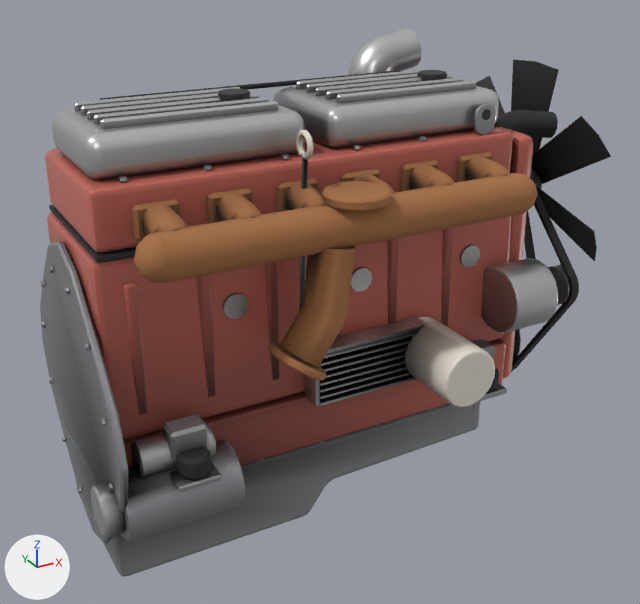
Two versions of the glTF model public/models/modcar/parts/eng_d6.glb, one commit apart.
Before and after are seen from a 50 mm lens placed at (-0.78, -1.507, 1.161), pointed at (0.03, -0.035, 0.425). The axes (+X, +Y, +Z) are drawn at lower left. The lights are the same throughout. The older version comes first. Vertices at exactly the same position are counted once.

Names of what the first picture shows: 'PART'.
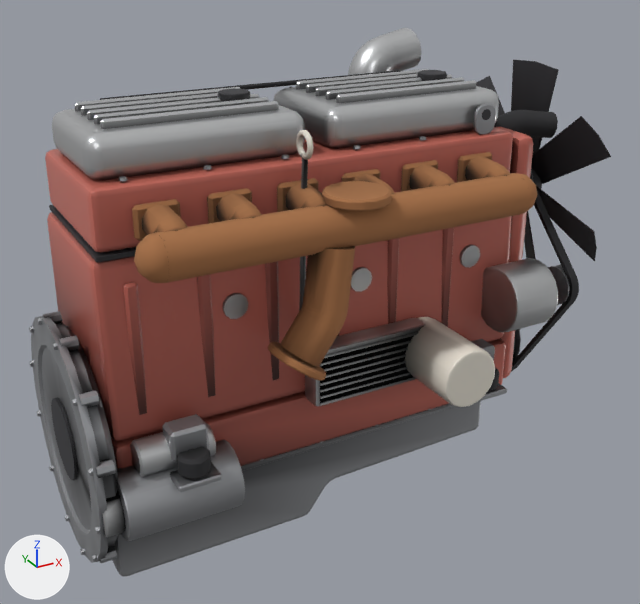
Commit message: ModCar parts: cast flywheel housings on the car engines

Boxes (x1, y1, x2, y2) around the edits, measured in the pictures (640 x 604 px; the box of a moved part takes in the faces that stretch with it):
'PART', reshaped: before (40, 28, 611, 576); after (29, 28, 611, 576)
part 1 of me_part, moved or reshaped: before (41, 322, 45, 328); after (29, 360, 34, 367)
part 2 of me_part, moved or reshaped: before (49, 266, 53, 273); after (29, 326, 34, 333)
part 3 of me_part, added: after (43, 311, 62, 324)
part 4 of me_part, moved or reshaped: before (84, 343, 89, 351); after (37, 318, 42, 325)
part 5 of me_part, added: after (59, 335, 79, 351)
part 6 of me_part, added: after (79, 390, 99, 407)
part 7 of me_part, added: after (96, 459, 115, 478)
part 8 of me_part, added: after (99, 546, 117, 563)
part 9 of me_part, added: after (51, 398, 78, 480)
part 10 of me_part, rebuilt (18% shorter): before (40, 241, 128, 543); after (31, 316, 119, 563)
part 11 of me_part, deleted: before (41, 280, 113, 524)
part 12 of me_part, recoloured: (50, 238, 310, 575) in both

What changed in the scene script:
```text
Change me_part:
    used by ob_part; location = (0.0, 0.0, 0.0)
    remove me_part.from_pydata(...)  # 7245 vertices, 13658 faces; spans x -0.505..0.59, y -0.36..0.32, z 0.0..0.924
    add me_part.from_pydata(...)  # 7630 vertices, 14340 faces; spans x -0.517..0.59, y -0.36..0.32, z 0.0..0.924
    me_part part 1: the loose piece of 12 vertices spanning x -0.484..-0.479, y 0.21..0.222, z 0.378..0.392 is moved by (-0.032, 0.008, -0.085)
    me_part part 2: the loose piece of 12 vertices spanning x -0.484..-0.479, y 0.051..0.065, z 0.556..0.569 is turned 34 degrees about the x axis through its middle and scaled by 1.09, then moved by (-0.032, 0.106, -0.159)
    me_part part 3: a new loose piece, an 8-sided cylinder along x spanning x -0.505..-0.475, y 0.047..0.073, z 0.451..0.477, in mat_steel
    me_part part 4: the loose piece of 12 vertices spanning x -0.484..-0.479, y -0.164..-0.151, z 0.491..0.504 is turned 68 degrees about the x axis through its middle and scaled by 1.09, then moved by (-0.032, 0.218, -0.034)
    me_part part 5: a new loose piece, an 8-sided cylinder along x spanning x -0.505..-0.475, y -0.073..-0.047, z 0.451..0.477, in mat_steel
    me_part part 6: a new loose piece, an 8-sided cylinder along x spanning x -0.505..-0.475, y -0.177..-0.151, z 0.391..0.417, in mat_steel
    me_part part 7: a new loose piece, an 8-sided cylinder along x spanning x -0.505..-0.475, y -0.237..-0.211, z 0.287..0.313, in mat_steel
    me_part part 8: a new loose piece, an 8-sided cylinder along x spanning x -0.505..-0.475, y -0.177..-0.151, z 0.063..0.089, in mat_steel
    me_part part 9: a new loose piece, a 20-sided cylinder along x spanning x -0.512..-0.506, y -0.0805..0.0805, z 0.1595..0.3205, in mat_trim
    me_part part 10: the loose piece of 88 vertices spanning x -0.477..-0.463, y -0.277..0.277, z 0.008..0.632 is rebuilt with 193 vertices and now spans x -0.511..-0.465, y -0.24..0.24, z 0.0..0.48
    me_part part 11: 9 loose pieces with 108 vertices, spanning x -0.484..-0.479, y -0.223..0.222, z 0.071..0.569, are deleted
    me_part part 12: 8641 kept faces spanning x -0.505..0.59, y -0.36..0.32, z 0.004..0.924 get new vertex colours; the middle colour goes from grey #9a9a9a to grey #989898
    other edits to the shape of me_part do not show in these pictures
```
